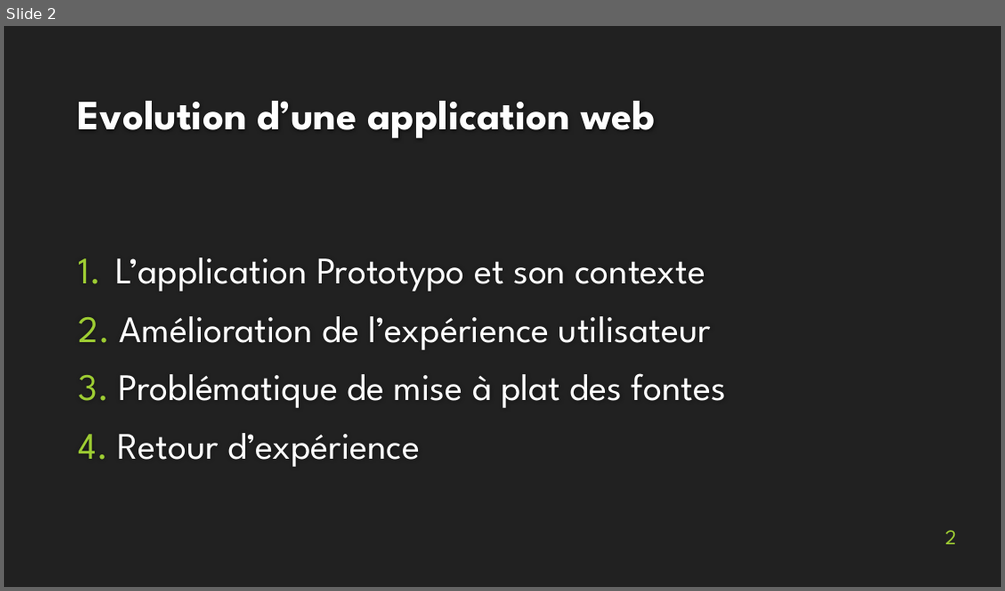
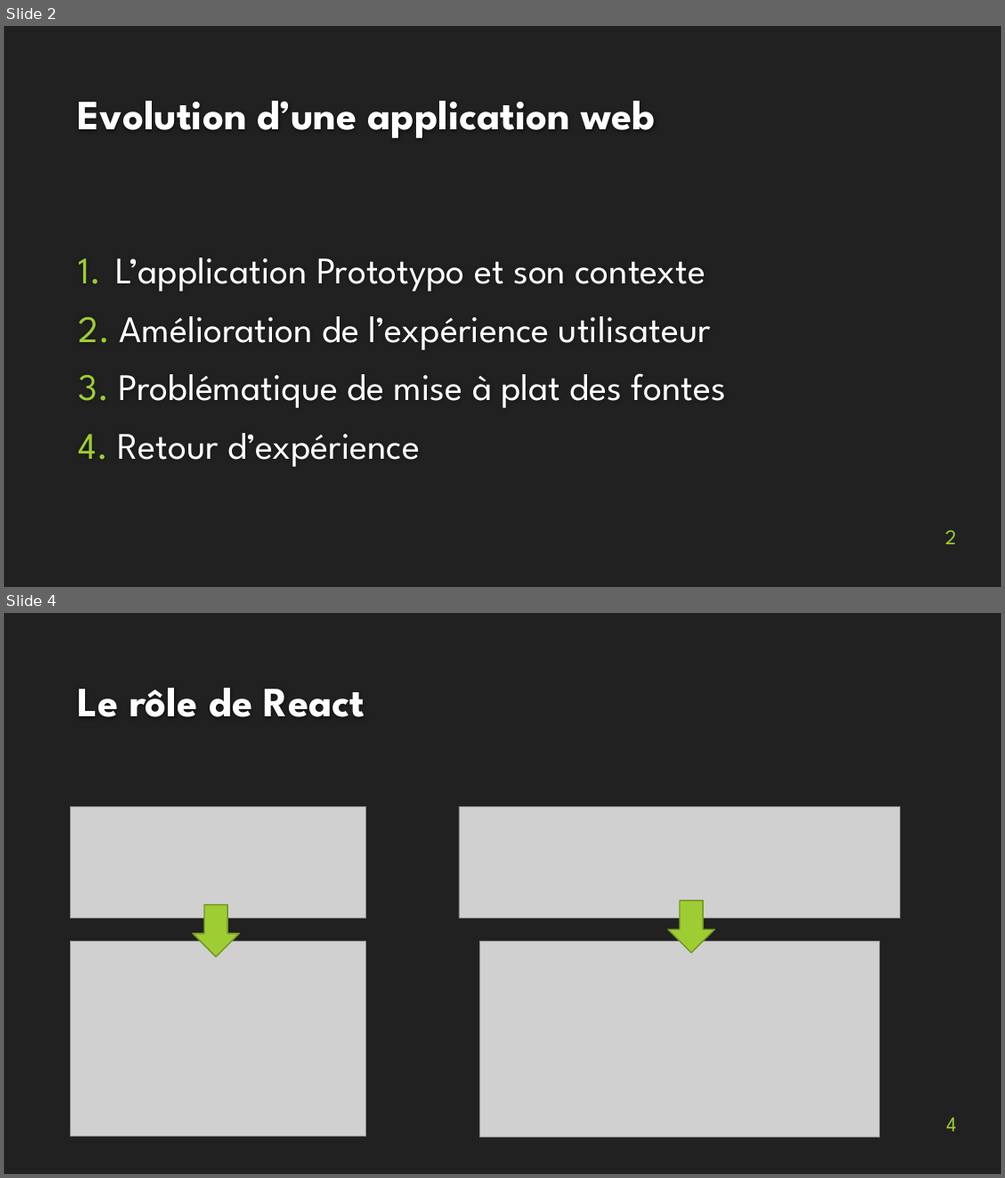
Before and after one commit to MartinBolot/Cours-IUT-Lyon1, a slide deck: Stage/Soutenance/presentation_soutenance.pptx. Shown one above the other, each under a label of ours: slide 2 before the commit, slides 2 and 4 after it; the slides between them are not shown. The pictures are 1005x591 and 1005x1178 pixels, drawn with LibreOffice and Linux fonts; fonts in the diff are those of the drawing; grey boxes stand for pictures; background and template pictures are left out. Boxes give left, top, right and bottom in pixels: in the first picture for what was removed or moved away, otherwise in the second. Text is boxed around its words. In the diff, an @@ line names an element or a change of style, - is before the commit and + after.

```diff
--- a/Stage/Soutenance/presentation_soutenance.pptx
+++ b/Stage/Soutenance/presentation_soutenance.pptx
@@ slide 4 added at bbox=[4, 613, 1001, 1174], background #212121 @@
@@ title added at bbox=[78, 688, 365, 717], 40 pt, text #FEFEFE, bold @@
+Le rôle de React
@@ picture added at bbox=[71, 807, 367, 918] @@
@@ picture added at bbox=[459, 807, 900, 918] @@
@@ down arrow added at bbox=[193, 905, 239, 957], fill #9ECD33, outline #759826 1.25 pt @@
@@ down arrow added at bbox=[668, 900, 714, 952], fill #9ECD33, outline #759826 1.25 pt @@
@@ picture added at bbox=[71, 941, 367, 1135] @@
@@ picture added at bbox=[479, 941, 879, 1137] @@
@@ page number added at bbox=[947, 1117, 956, 1131], 20 pt, text #9ECD33 @@
+4
```
Also in this commit, not shown: 2 slides changed, 2 other slides added, 3 slides removed, 14 other files.
